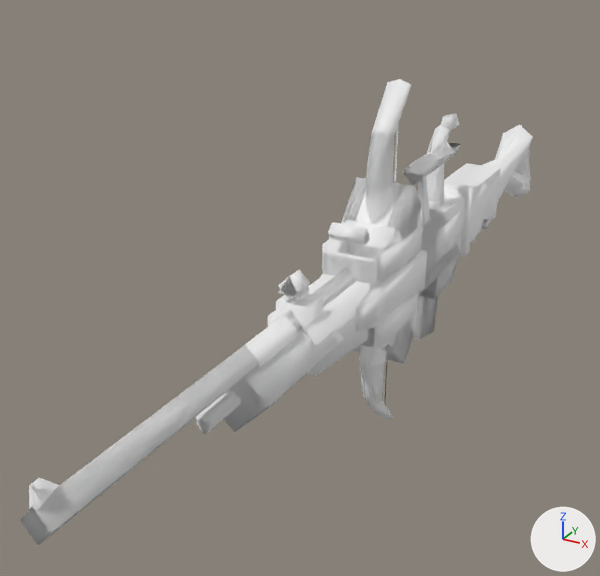
What one commit did to the glTF model docs/models/weapons/w06/110.glb.
The view is the same before and after, from a camera (50 mm lens) standing at (0.663, -1.958, 0.51) and looking at (-0.188, -0.411, -0.264). Lighting does not change. The marker at lower right points along +X, +Y and +Z. The picture after the commit comes second. Vertices at exactly the same position are counted once.

The first picture shows 'Group[0]', 'Group[100]', 'Group[1]', 'Group[2]'.
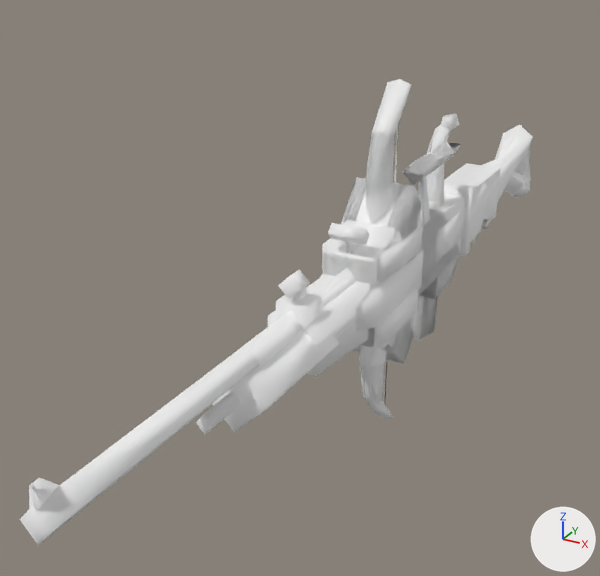
Patch to the scene script:
```diff
--- a/docs/models/weapons/w06/110.glb.py
+++ b/docs/models/weapons/w06/110.glb.py
@@ me_group_1 @@
 # used by ob_group_1; location = (0.0, 0.0, 0.0)
-me_group_1.from_pydata(...)  # 99 vertices, 153 faces; spans x -0.078..0.078, y -1.41..-0.307, z -0.288..-0.055
+me_group_1.from_pydata(...)  # 83 vertices, 114 faces; spans x -0.069..0.069, y -1.41..-0.307, z -0.288..-0.055
+# me_group_1 part 1: the loose piece of 8 vertices spanning x -0.078..0.078, y -0.617..-0.307, z -0.247..-0.158 is deleted
+# me_group_1 part 2
+# 12 faces are deleted
+# me_group_1 part 3
+# 8 vertices are removed from x -0.022..0.022, y -1.062..-0.755, z -0.197..-0.091
+# 15 faces are deleted
 me_group_1.materials.append(mat_xfb_0__m00_lbg110)
@@ me_group_2 @@
 # used by ob_group_2; location = (0.0, 0.0, 0.0)
-me_group_2.from_pydata(...)  # 71 vertices, 107 faces; spans x -0.073..0.073, y -0.98..-0.334, z -0.327..-0.036
+me_group_2.from_pydata(...)  # 61 vertices, 87 faces; spans x -0.073..0.073, y -0.98..-0.334, z -0.327..-0.036
+# me_group_2 part 4: the loose piece of 6 vertices spanning x -0.038..0.038, y -0.566..-0.533, z -0.065..-0.036 is deleted
+# me_group_2 part 5
+# 4 vertices are removed from x -0.068..0.068, y -0.707, z -0.268..-0.133
+# 12 faces are deleted
 me_group_2.materials.append(mat_xfb_0__m00_lbg110)
```

Location of each change, (x1, y1, x2, y2) in pixels of the pictures (600 x 576 px):
'Group[1]', reshaped
    before: (20, 250, 427, 545)
    after: (20, 250, 424, 545)
'Group[2]', reshaped (6% wider)
    before: (224, 220, 422, 432)
    after: (212, 220, 422, 432)
part 1 of me_group_1, deleted
    before: (356, 251, 427, 332)
part 2 of me_group_1, deleted
    before: (20, 267, 357, 545)
part 3 of me_group_1, deleted
    before: (196, 277, 310, 433)
part 4 of me_group_2, deleted
    before: (328, 222, 370, 245)
part 5 of me_group_2, deleted
    before: (224, 329, 344, 432)
